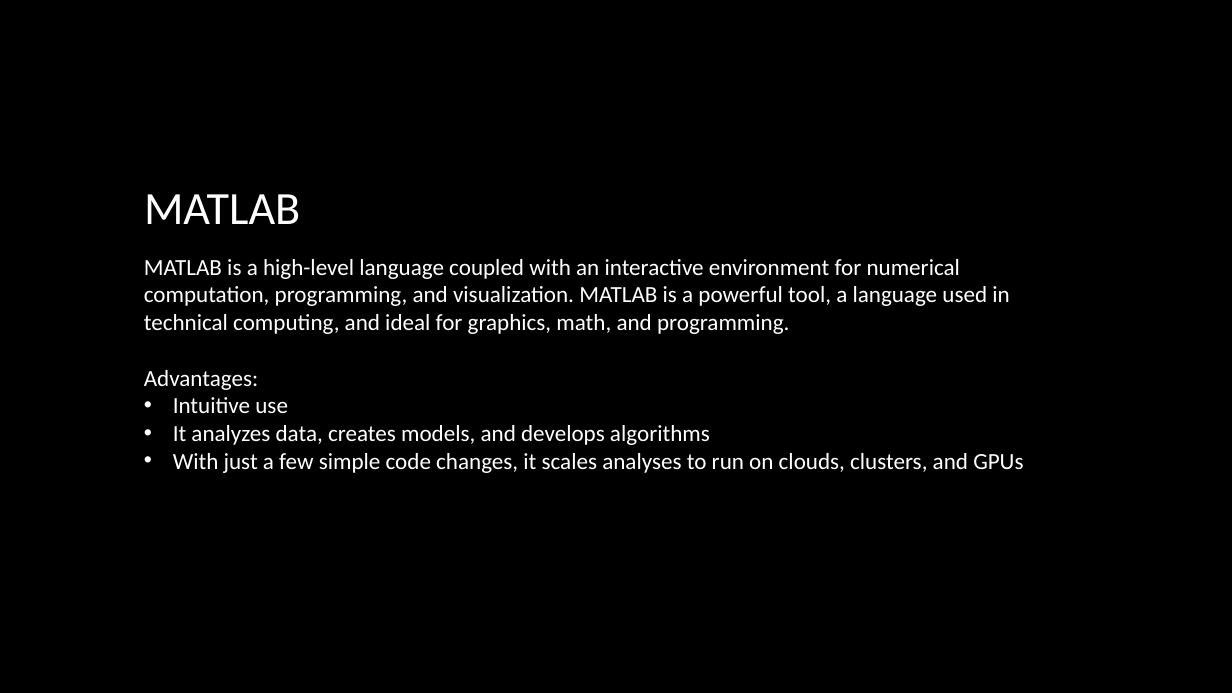
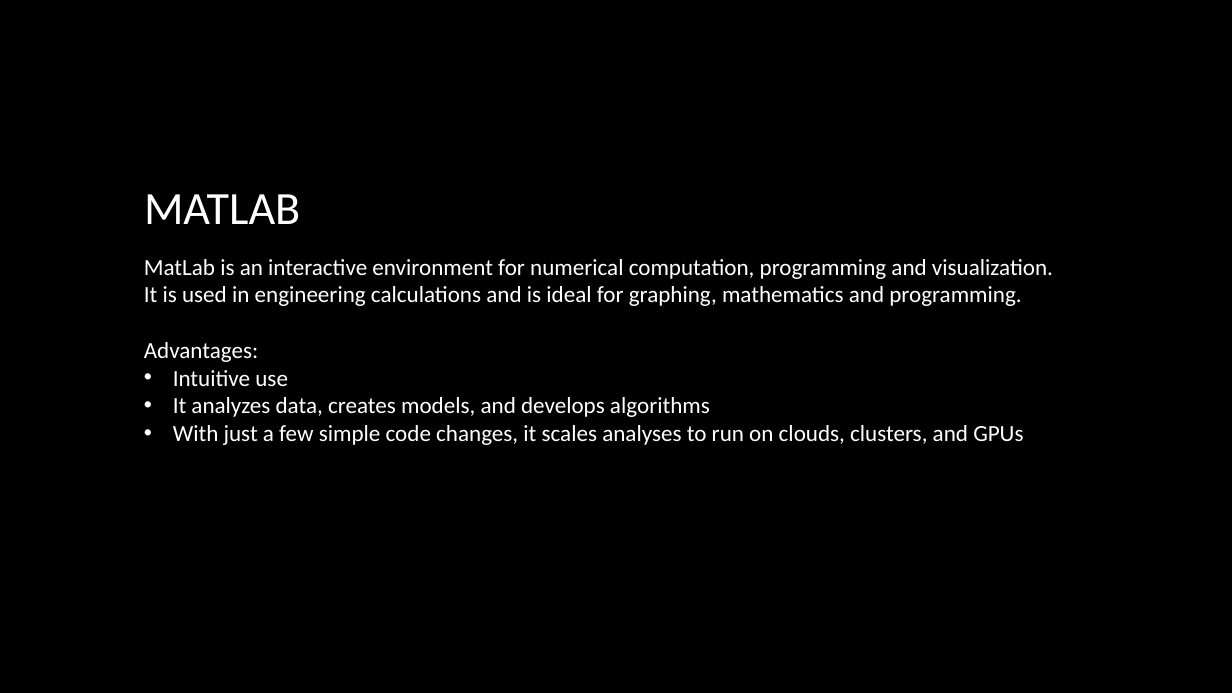
Before and after one commit to dalikey/portfolio-data-science, a slide deck: slide 11 of Most popular Data Science tools.pptx. Drawn at 1232x693 pixels with LibreOffice and Linux fonts; fonts in the diff are those of the drawing; background and template pictures are left out. Boxes give left, top, right and bottom in pixels: in the first picture for what was removed or moved away, otherwise in the second. Text is boxed around its words. In the diff, an @@ line names an element or a change of style, - is before the commit and + after.

```diff
--- a/Most popular Data Science tools.pptx
+++ b/Most popular Data Science tools.pptx
@@ text at bbox=[144, 259, 1053, 306]: text changed @@
-MATLAB is a high-level language coupled with an interactive environment for numerical computation, programming, and visualization. MATLAB is a powerful tool, a language used in technical computing, and ideal for graphics, math, and programming.
+MatLab is an interactive environment for numerical computation, programming and visualization. It is used in engineering calculations and is ideal for graphing, mathematics and programming.
```
Also in this commit, not shown: 8 other slides changed, 1 other file.
